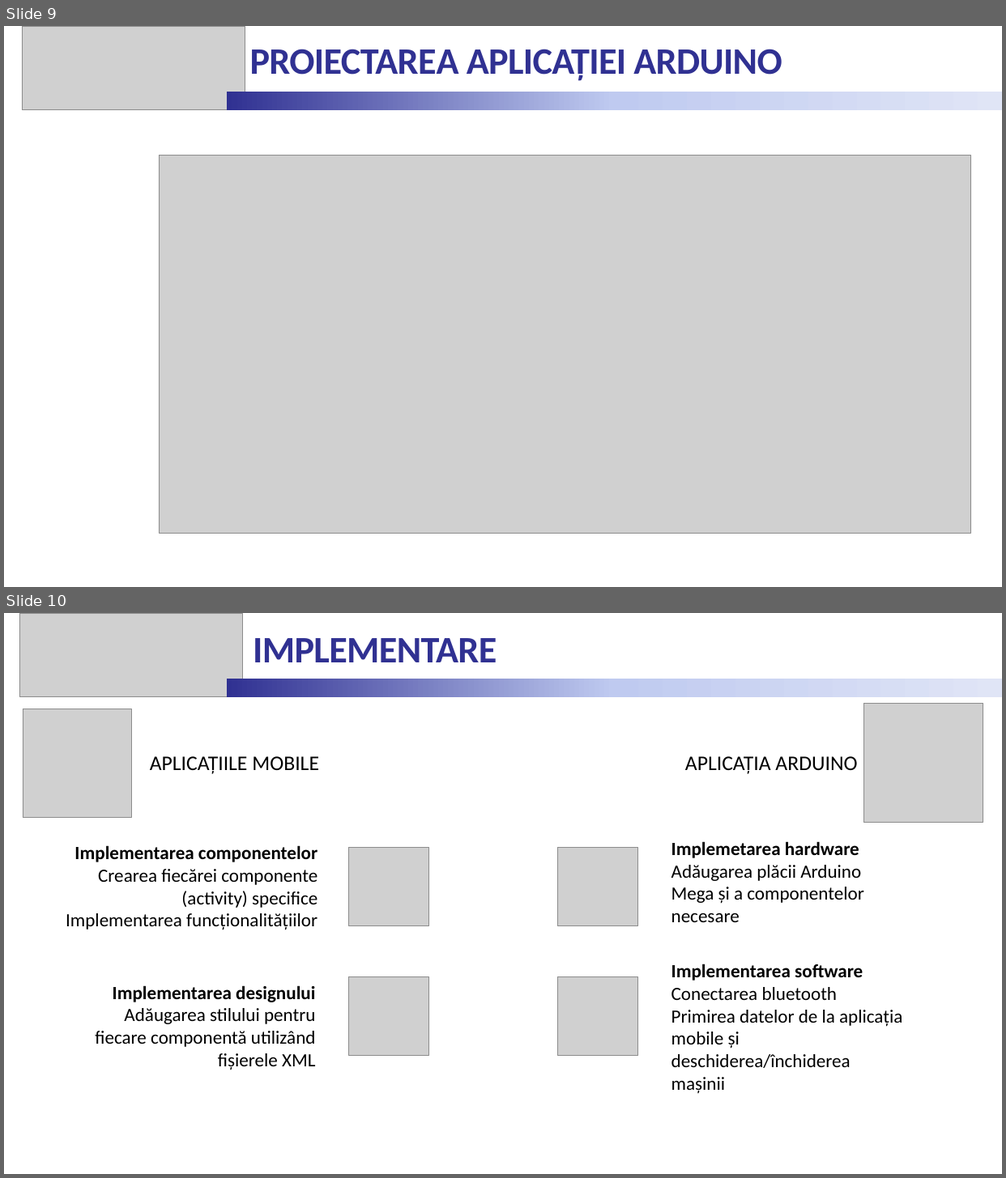
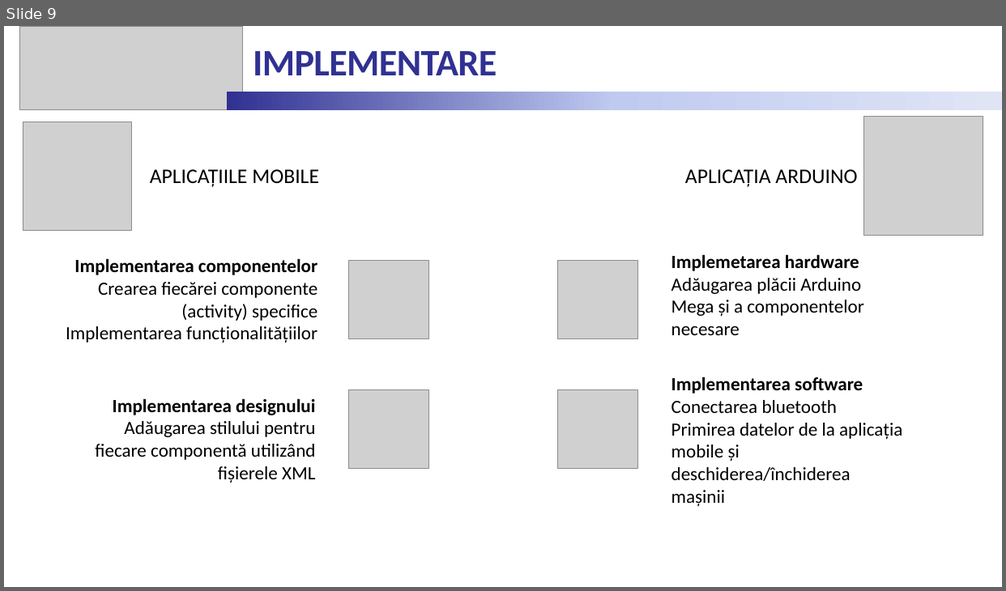
Before and after one commit to senciuckristine/DigitalKey, a slide deck: Documentation/Prezentare_Senciuc_Kristine.pptx. Shown one above the other, each under a label of ours: slides 9 and 10 before the commit, slide 9 after it. The pictures are 1006x1178 and 1006x591 pixels, drawn with LibreOffice and Linux fonts; fonts in the diff are those of the drawing; grey boxes stand for pictures. Boxes give left, top, right and bottom in pixels: in the first picture for what was removed or moved away, otherwise in the second. Text is boxed around its words. In the diff, an @@ line names an element or a change of style, - is before the commit and + after.

```diff
--- a/Documentation/Prezentare_Senciuc_Kristine.pptx
+++ b/Documentation/Prezentare_Senciuc_Kristine.pptx
@@ slide 9 removed at box(4, 26, 1002, 587), background #FFFFFF @@
@@ picture removed at box(22, 26, 245, 110) @@
@@ text removed at box(250, 49, 782, 81) @@
-PROIECTAREA APLICAȚIEI ARDUINO
@@ rectangle removed at box(227, 92, 1002, 110) @@
@@ picture removed at box(159, 156, 971, 534) @@
@@ what was slide 10 is now slide 9 @@
```
Also in this commit, not shown: 9 slides changed, 1 slide added, 1 other slide removed.
